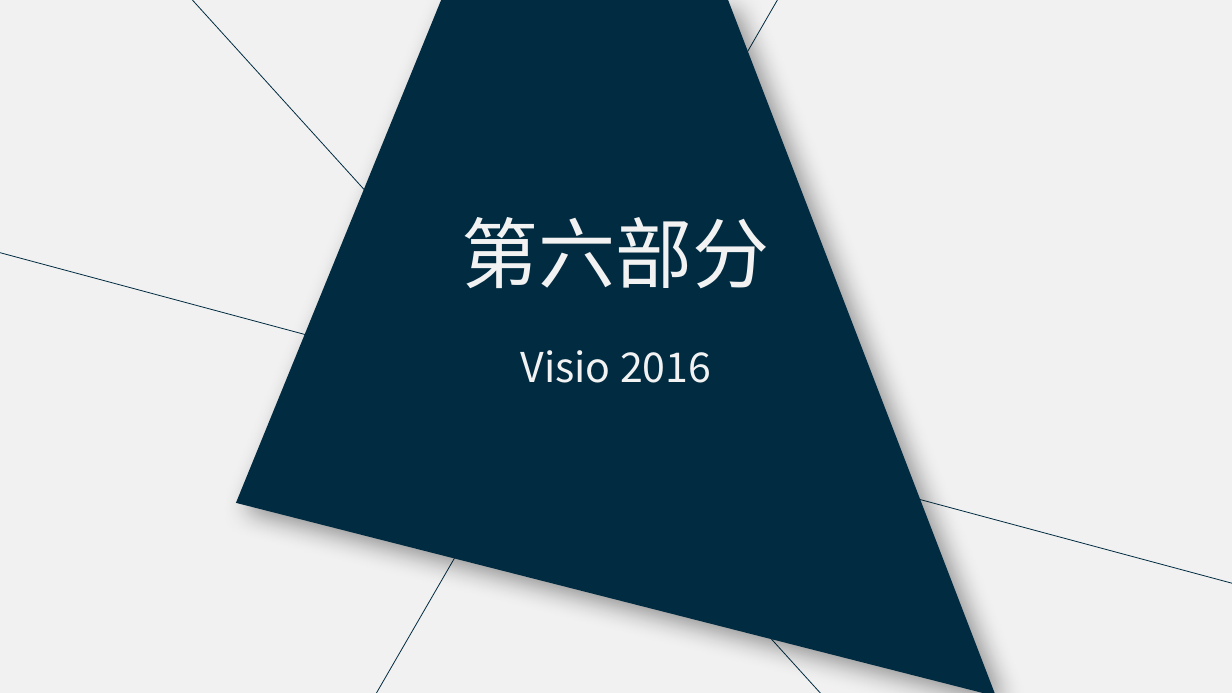
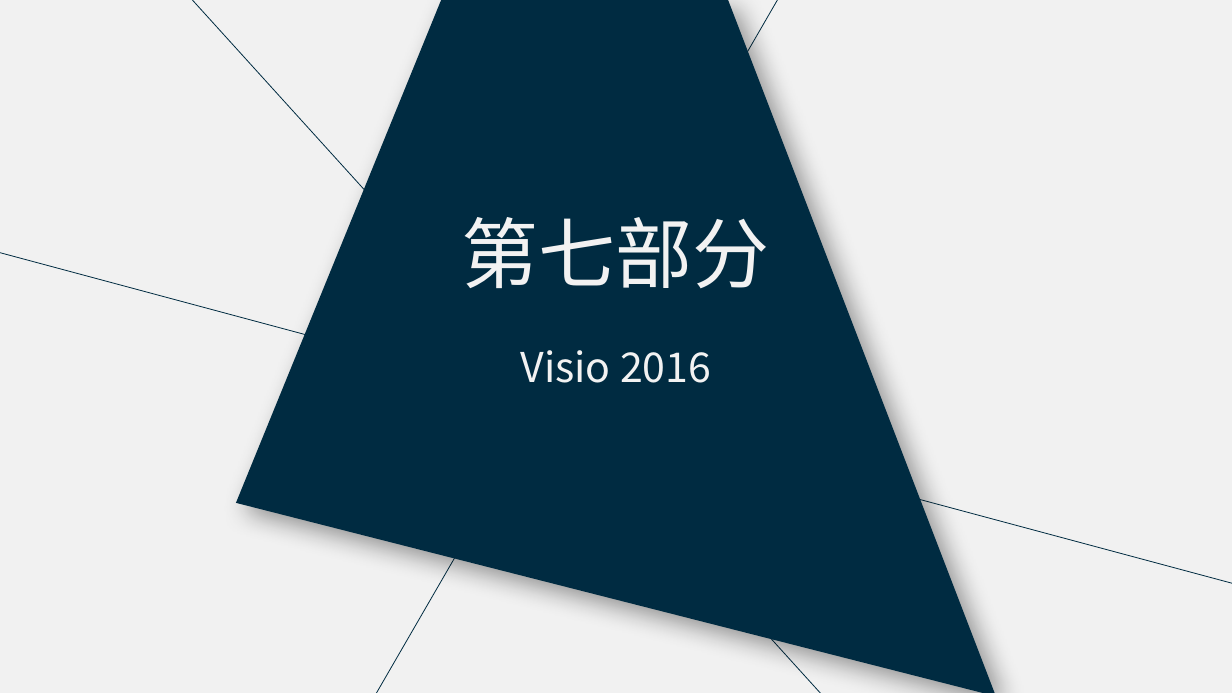
Before and after one commit to PRD2018-G18/PRD2018, a slide deck: slide 36 of 非受控文档/过程文档/UML工具/UML工具.pptx (slide 31 before the commit). Drawn at 1232x693 pixels with LibreOffice and Linux fonts; fonts in the diff are those of the drawing. Boxes give left, top, right and bottom in pixels: in the first picture for what was removed or moved away, otherwise in the second. Text is boxed around its words. In the diff, an @@ line names an element or a change of style, - is before the commit and + after.

```diff
--- a/非受控文档/过程文档/UML工具/UML工具.pptx
+++ b/非受控文档/过程文档/UML工具/UML工具.pptx
@@ text at (462, 217, 770, 289): text changed @@
-第六部分
+第七部分
```
Also in this commit, not shown: 15 other slides changed, 5 slides added, 15 slides removed.
